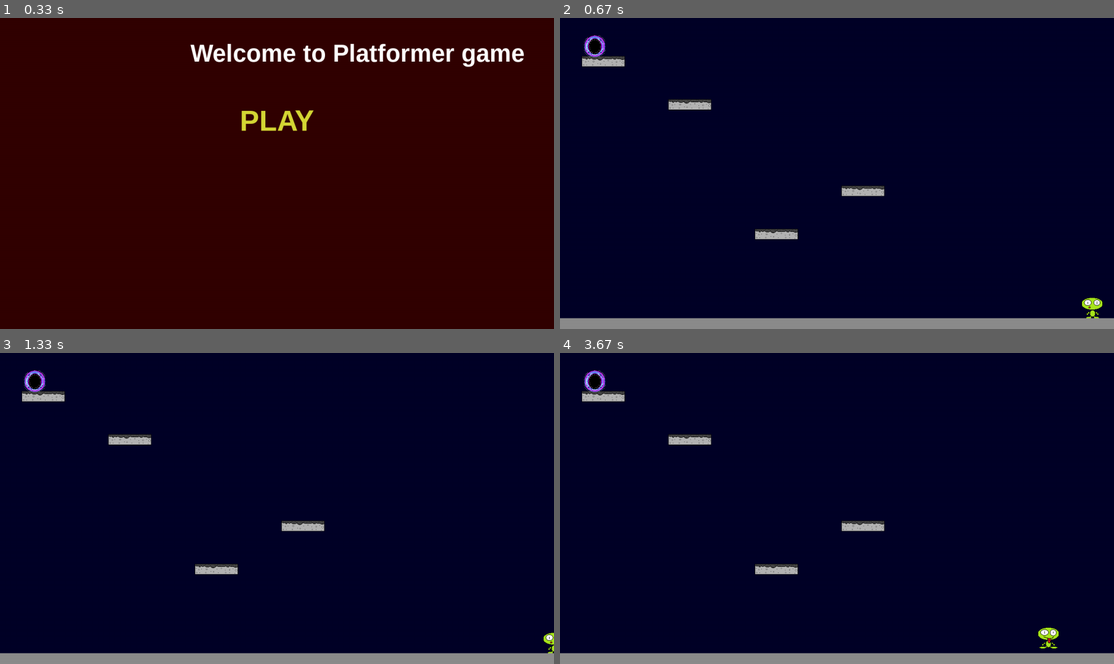
Above: before the commit, frames 1-4 (two rows, left to right).
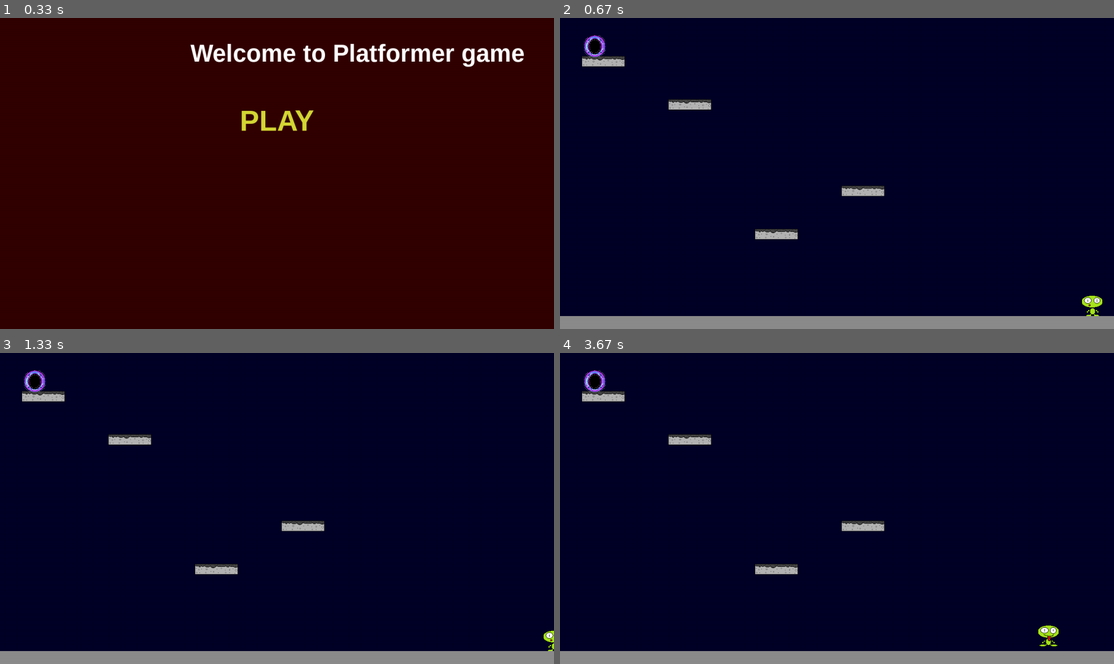
Above: after the commit, the same moments.

Repository: lapatinn/ot-harjoitustyo
Game: pygame game, started from src/main.py
Two runs of this game, one before a commit and one after it. Both use one fixed random seed, a clock stepped at 60 frames per second and the inputs below.
Inputs (mouse positions are in pixels of both pictures, inside the frame that each line leads up to):
- Up to frame 1 (0.33 s): no input
- Up to frame 2 (0.67 s): click "PLAY" at 0.38 s
- Up to frame 3 (1.33 s): hold D 0.67-1.13 s; move the mouse to (254, 520) at 0.7 s
- Up to frame 4 (3.67 s): hold A 1.67-2.2 s; hold A 2.23-2.63 s; hold D 2.67-3.3 s; tap Space at 3.33 s

Frame 1 is identical in both runs. In frame 2, 0.9% of the frame differs, in the area x 0-100%, y 89-97%; in frame 3, 0.9%; in frame 4, 1.0%, in the area x 0-100%, y 87-97%.

Commit message:
Change starting positions

Diff:
--- a/src/sprites/platforms.py
+++ b/src/sprites/platforms.py
@@ -8,10 +8,10 @@
 class Floor(pygame.sprite.Sprite):
     def __init__(self):
         super().__init__()
-        self.surface = pygame.Surface((SCREEN_WIDTH, 50))
+        self.surface = pygame.Surface((SCREEN_WIDTH, 30))
         self.surface.fill((140, 140, 140))
         self.rect = self.surface.get_rect(
-            center=(SCREEN_WIDTH//2, SCREEN_HEIGHT))
+            midbottom=(SCREEN_WIDTH//2, SCREEN_HEIGHT))
 
 
 class Platform(pygame.sprite.Sprite):
--- a/src/sprites/player.py
+++ b/src/sprites/player.py
@@ -11,10 +11,10 @@
         super().__init__()
         self.surface = pygame.image.load("src/assets/player.bmp")
         self.rect = self.surface.get_rect(
-            center=(SCREEN_WIDTH//2, SCREEN_HEIGHT - 50))
+            midbottom=(SCREEN_WIDTH//2, SCREEN_HEIGHT - 30))
 
         self.pos = vec((SCREEN_WIDTH - self.rect.width,
-                       SCREEN_HEIGHT - self.rect.height))
+                       SCREEN_HEIGHT - 30))
         self.vel = vec(0, 0)
         self.acc = vec(0, 0)
 
@@ -75,4 +75,4 @@
 
     def reset_pos(self):
         self.pos = vec((SCREEN_WIDTH - self.rect.width,
-                       SCREEN_HEIGHT - self.rect.height))
+                       SCREEN_HEIGHT - 30))
